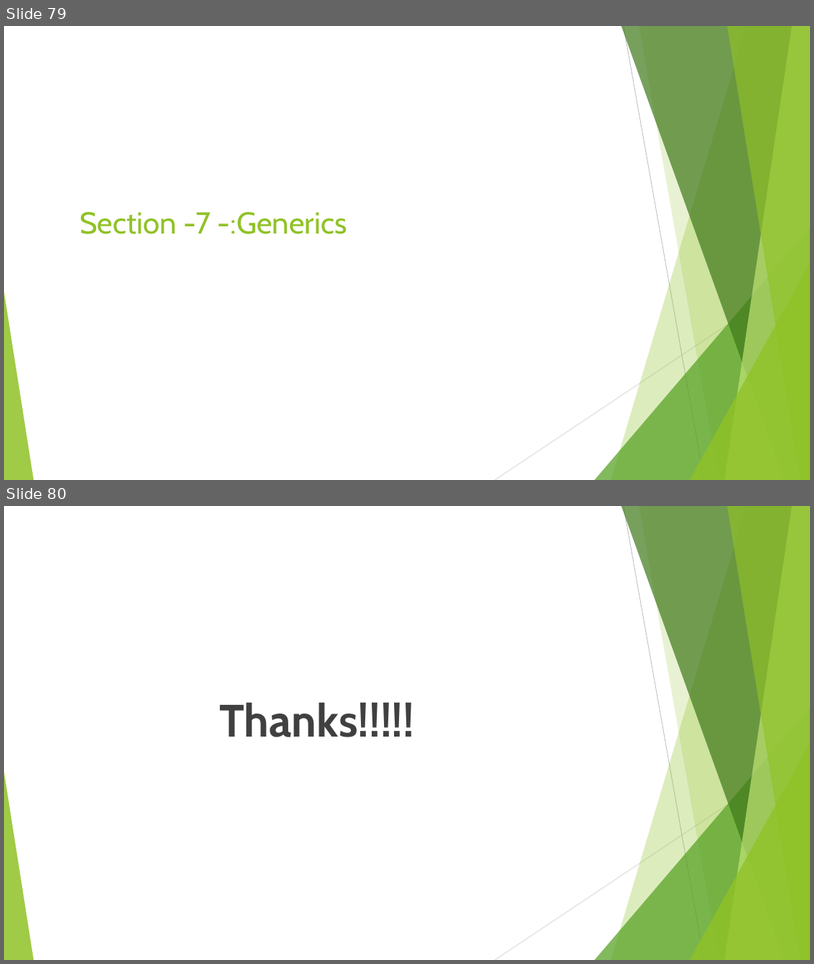
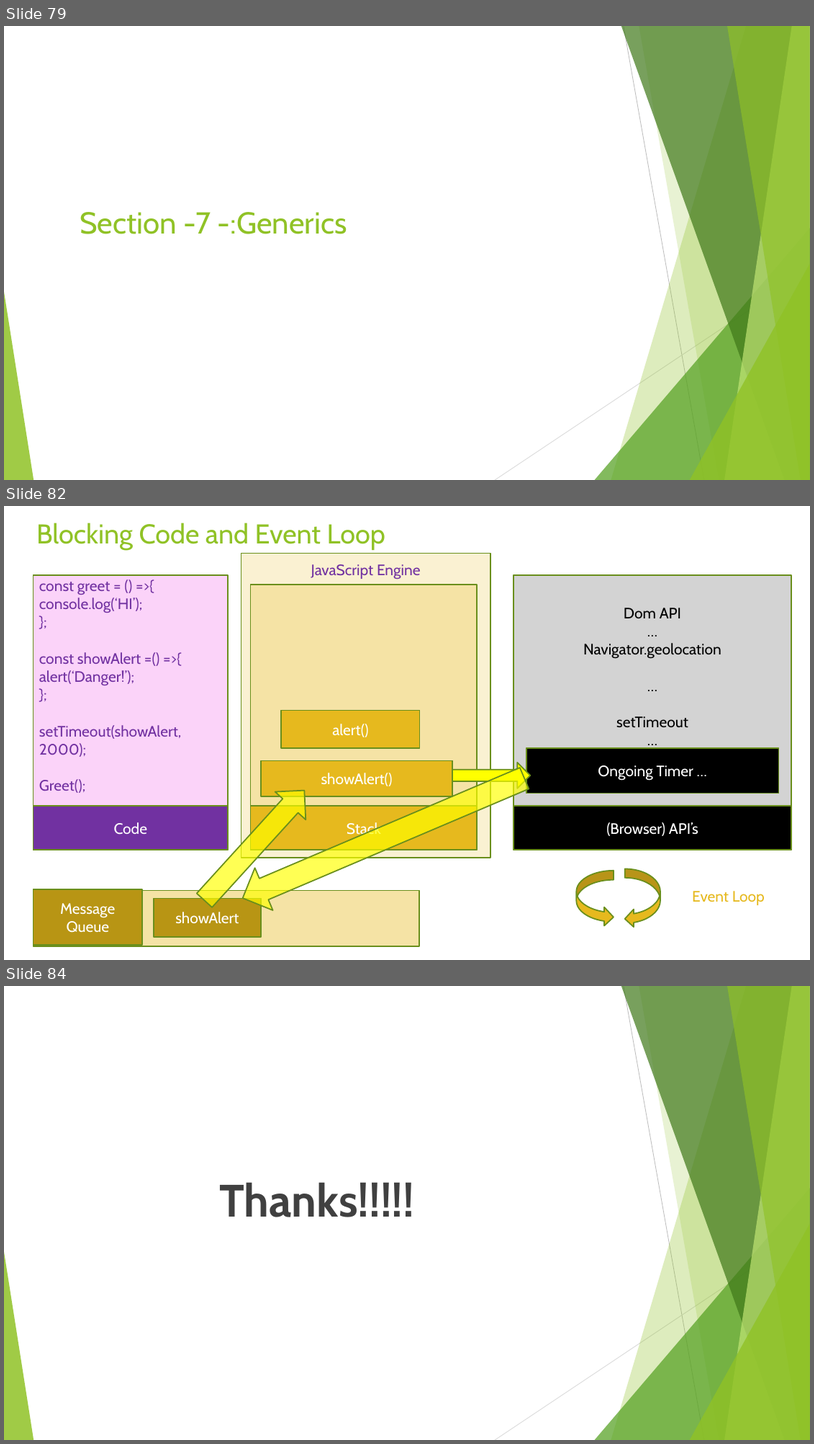
Before and after one commit to rudhrainfogain/TypeScript, a slide deck: PPT/TypeScriptv7.pptx. Shown one above the other, each under a label of ours: slides 79 and 80 before the commit, slides 79, 82 and 84 after it; the slides between them are not shown. The pictures are 814x964 and 814x1444 pixels, drawn with LibreOffice and Linux fonts; fonts in the diff are those of the drawing. Boxes give left, top, right and bottom in pixels: in the first picture for what was removed or moved away, otherwise in the second. Text is boxed around its words. In the diff, an @@ line names an element or a change of style, - is before the commit and + after.

```diff
--- a/PPT/TypeScriptv7.pptx
+++ b/PPT/TypeScriptv7.pptx
@@ slide 82 added at (4,506,810,960), background #FFFFFF @@
@@ title added at (36,523,386,550), 32.4 pt, text #90C226 @@
+Blocking Code and Event Loop
@@ rectangle added at (241,554,491,857), fill #FAF1D2, outline #6B901C 1.5 pt, 18 pt, text #7131A1 @@
+JavaScript Engine
@@ rectangle added at (33,575,228,849), fill #F470EE at 30% opacity, outline #6B901C 1.5 pt, 18 pt, text #7131A1 @@
+const greet = () =>{
+console.log(‘HI’);
+};
+const showAlert =() =>{
+alert(‘Danger!’);
+};
+setTimeout(showAlert, 2000);
+Greet();
@@ rectangle added at (251,584,478,849), fill #F5E3A5, outline #6B901C 1.5 pt @@
@@ rectangle added at (514,575,792,849), fill #D3D3D3, outline #6B901C 1.5 pt, 18 pt, text #000000 @@
+Dom API
+…
+Navigator.geolocation
+…
+setTimeout
+…
+alert
@@ rectangle added at (281,710,419,747), fill #E6B91E, outline #6B901C 1.5 pt, 18 pt, text #FFFFFF @@
+Console.log()
@@ rectangle added at (282,710,420,747), fill #E6B91E, outline #6B901C 1.5 pt, 18 pt, text #FFFFFF @@
+alert()
@@ left arrow added at (234,757,534,919), fill #FFFF00 at 67% opacity, outline #6B901C 1.5 pt @@
@@ rectangle added at (261,761,453,796), fill #E6B91E, outline #6B901C 1.5 pt, 18 pt, text #FFFFFF @@
+showAlert()
@@ rectangle added at (267,761,453,796), fill #E6B91E, outline #6B901C 1.5 pt, 18 pt, text #FFFFFF @@
+setTimeout()
@@ right arrow added at (449,762,531,788), fill #FFFF00, outline #6B901C 1.5 pt @@
@@ rectangle added at (527,748,779,793), fill #000000, outline #6B901C 1.5 pt, 18 pt, text #FFFFFF @@
+Ongoing Timer …
@@ up arrow added at (189,776,320,914), fill #FFFF00 at 67% opacity, outline #6B901C 1.5 pt @@
@@ rectangle added at (33,806,228,850), fill #7131A1, outline #6B901C 1.5 pt, 18 pt, text #FFFFFF @@
+Code
@@ rectangle added at (251,806,478,850), fill #E6B91E, outline #6B901C 1.5 pt, 18 pt, text #FFFFFF @@
+Stack
@@ rectangle added at (514,806,792,850), fill #000000, outline #6B901C 1.5 pt, 18 pt, text #FFFFFF @@
+(Browser) API’s
@@ curved right arrow added at (577,870,615,926), fill #E6B91E, outline #6B901C 1.5 pt @@
@@ curved left arrow added at (625,868,661,927), fill #E6B91E, outline #6B901C 1.5 pt @@
@@ rectangle added at (33,890,419,946), fill #F5E3A5, outline #6B901C 1.5 pt @@
@@ rectangle added at (33,889,142,944), fill #B89514, outline #6B901C 1.5 pt, 18 pt, text #FFFFFF @@
+Message
+Queue
@@ text added at (692,890,765,905), 18 pt, text #E6B91E @@
+Event Loop
@@ rectangle added at (154,898,261,937), fill #B89514, outline #6B901C 1.5 pt, 18 pt, text #FFFFFF @@
+showAlert
@@ what was slide 80 is now slide 84 @@
```
Also in this commit, not shown: 3 other slides added, 2 other files.
